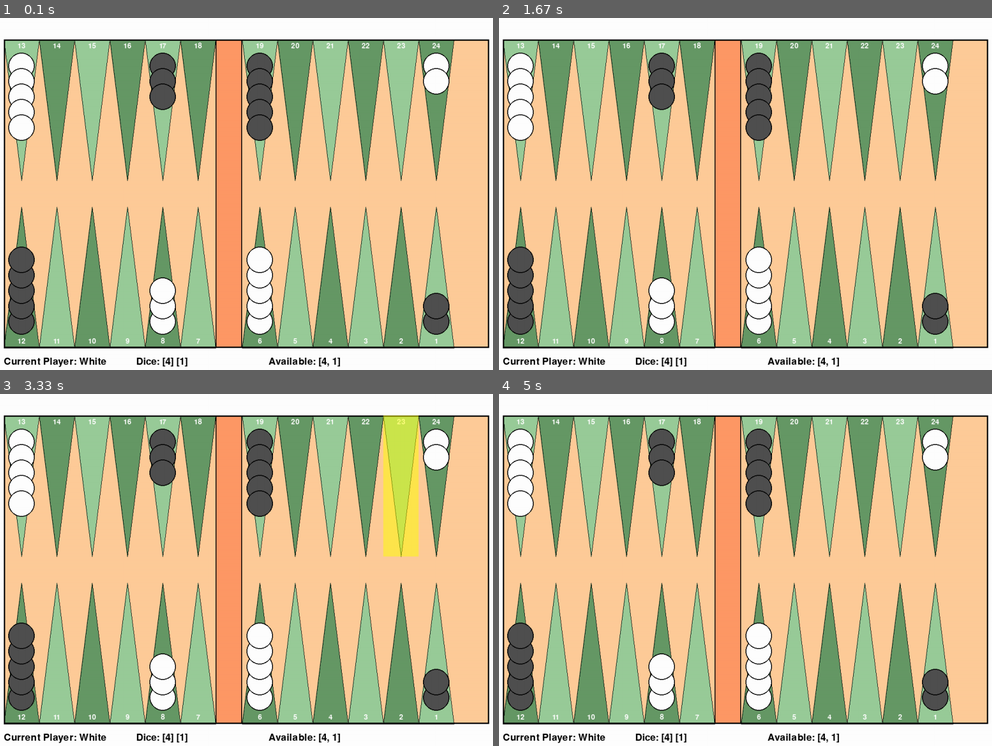
Above: before the commit, frames 1-4 (two rows, left to right).
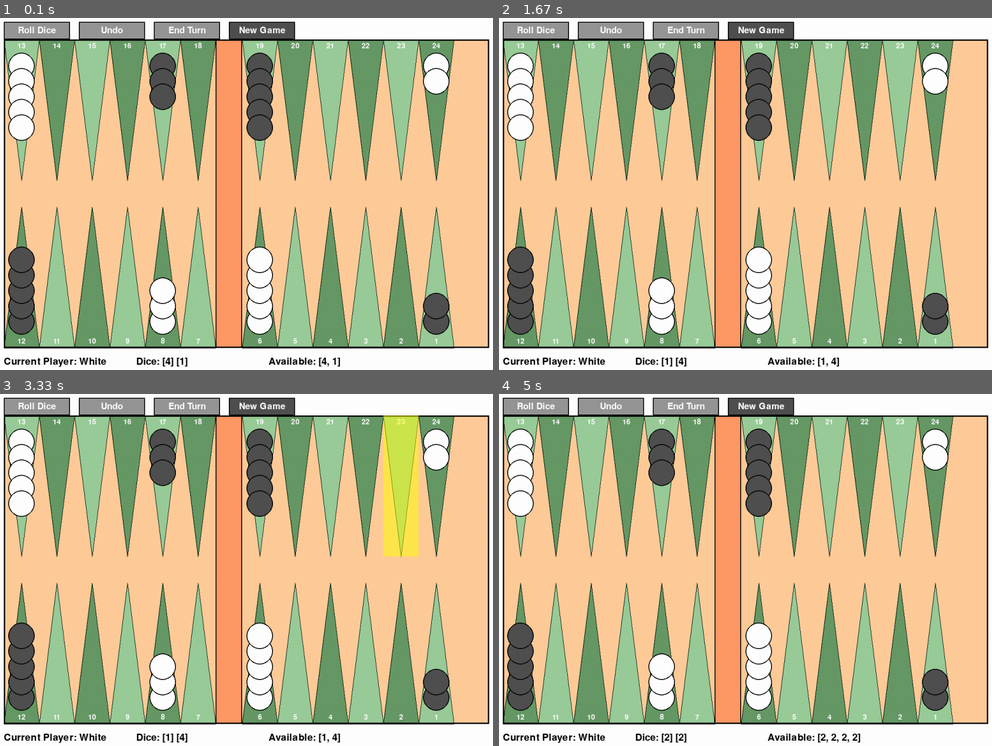
Above: after the commit, the same moments.

Repository: FraughtCoin/backgammon-training
Game: pygame game, started from main.py
Same seed, same stepped clock (60 frames per second), same inputs: the game is played once before the commit and once after it.
Inputs (mouse positions are in pixels of both pictures, inside the frame that each line leads up to):
- Up to frame 1 (0.1 s): no input
- Up to frame 2 (1.67 s): press the mouse at (750, 215) at 0.37 s; move the mouse to (681, 208) at 0.47 s; release the mouse at (617, 197) at 0.6 s; click (760, 32) at 0.72 s, where only the run after the commit has a clickable "New Game"; click (858, 148) at 1.05 s; press the mouse at (533, 32) at 1.37 s; move the mouse to (710, 46) at 1.47 s; release the mouse at (883, 60) at 1.6 s
- Up to frame 3 (3.33 s): click (231, 696) at 1.72 s; press the mouse at (231, 696) at 2.03 s; move the mouse to (177, 665) at 2.13 s; release the mouse at (123, 629) at 2.27 s; press the mouse at (231, 696) at 2.37 s; move the mouse to (216, 679) at 2.47 s; release the mouse at (202, 665) at 2.6 s; press the mouse at (187, 408) at 2.7 s; move the mouse to (207, 548) at 2.8 s; release the mouse at (226, 693) at 2.93 s; click (394, 485) at 3.05 s
- Up to frame 4 (5 s): press the mouse at (760, 408) at 3.37 s; move the mouse to (755, 545) at 3.47 s; release the mouse at (755, 682) at 3.6 s; press the mouse at (760, 408) at 3.7 s; move the mouse to (701, 425) at 3.8 s; release the mouse at (641, 446) at 3.93 s; press the mouse at (760, 408) at 4.03 s; move the mouse to (755, 548) at 4.13 s; release the mouse at (755, 689) at 4.27 s; press the mouse at (760, 408) at 4.37 s; move the mouse to (666, 482) at 4.47 s; release the mouse at (572, 555) at 4.6 s; press the mouse at (760, 408) at 4.7 s; move the mouse to (809, 534) at 4.8 s; release the mouse at (863, 665) at 4.93 s

The runs differ from the first frame. In frame 1, 2.6% of the frame differs, in the area x 0-60%, y 1-7%; in frame 2, 2.7%; in frame 3, 2.7%; in frame 4, 2.8%, in the area x 0-74%, y 1-99%.

Commit message:
Added button class and created some buttons in the ui. The game is playable now

Diff:
--- /dev/null
+++ b/ui/button.py
@@ -0,0 +1,57 @@
+import pygame
+from typing import Tuple, Optional
+
+class Button:
+    """
+    """
+
+    def __init__(self, x: int, y: int, width: int, height: int, text: str,
+                 color: Tuple[int, int, int],
+                 text_color: Tuple[int, int, int],
+                 hover_color: Optional[Tuple[int, int, int]] = None) -> None:
+        """
+        Constructor
+        """
+        self.rect = pygame.Rect(x, y, width, height)
+        self.text = text
+        self.color = color
+        self.text_color = text_color
+        self.hover_color = hover_color if hover_color else color
+        self.is_hovered = False
+        self.enabled = True
+
+    def draw(self, screen: pygame.Surface):
+        """
+        Draw the button
+        """
+        if not self.enabled:
+            color = (150, 150, 150)
+        elif self.is_hovered:
+            color = self.hover_color
+        else:
+            color = self.color
+
+        pygame.draw.rect(screen, color, self.rect)
+        pygame.draw.rect(screen, (0, 0, 0), self.rect, 2)
+
+        font = pygame.font.Font(None, 30)
+        text_surface = font.render(self.text, True, self.text_color)
+        text_rect = text_surface.get_rect(center=self.rect.center)
+        screen.blit(text_surface, text_rect)
+
+    def handle_event(self, event: pygame.event.Event) -> bool:
+        """
+        Handle mouse event
+        """
+        if event.type == pygame.MOUSEMOTION:
+            self.is_hovered = self.rect.collidepoint(event.pos) and self.enabled
+        elif event.type == pygame.MOUSEBUTTONDOWN:
+            if event.button == 1 and self.is_hovered and self.enabled:
+                return True
+        return False
+
+    def set_enabled(self, enabled: bool) -> None:
+        """
+        Enable or dissable the button.
+        """
+        self.enabled = enabled
--- a/ui/pygame_ui.py
+++ b/ui/pygame_ui.py
@@ -4,6 +4,7 @@
 from game import BackgammonGame, Move, Player
 from .board_renderer import BoardRenderer
 from .token_renderer import TokenRenderer
+from .button import Button
 
 class PygameUI:
     """
@@ -30,6 +31,7 @@
         'background': (255, 255, 255),
         'white': (255, 255, 255),
         'dark_gray': (80, 80, 80),
+        'light_gray':  (140, 140, 140),
         'black': (0, 0, 0),
         'board_margin': (255, 153, 102),
         'board_background': (255, 204, 153),
@@ -76,6 +78,36 @@
             self.COLORS
         )
 
+        button_spacing = 20
+        button_width = 150
+        button_height = 40
+        button_y = self.board_y - button_height
+
+        self.roll_button = Button(
+            self.board_x, button_y,
+            button_width, button_height,
+            "Roll Dice", self.COLORS['dark_gray'],
+            self.COLORS['white'], self.COLORS['light_gray'])
+
+        self.undo_button = Button(
+            self.board_x + button_width + button_spacing, button_y,
+            button_width, button_height,
+            "Undo", self.COLORS['dark_gray'],
+            self.COLORS['white'], self.COLORS['light_gray'])
+
+        self.end_turn_button = Button(
+            self.board_x + 2 * (button_width + button_spacing), button_y,
+            button_width, button_height,
+            "End Turn", self.COLORS['dark_gray'],
+            self.COLORS['white'], self.COLORS['light_gray'])
+
+        self.new_game_button = Button(
+            self.board_x + 3 * (button_width + button_spacing), button_y,
+            button_width, button_height,
+            "New Game", self.COLORS['dark_gray'],
+            self.COLORS['white'], self.COLORS['light_gray'])
+
+
     def handle_events(self):
         """
         Handle pygame events
@@ -88,7 +120,21 @@
                     self.running = False
             elif event.type == pygame.MOUSEBUTTONDOWN:
                 if event.button == 1:
-                    self.handle_click(event.pos)
+                    if self.roll_button.handle_event(event):
+                        self.handle_roll_dice()
+                    if self.undo_button.handle_event(event):
+                        self.handle_undo()
+                    if self.end_turn_button.handle_event(event):
+                        self.handle_end_turn()
+                    if self.new_game_button.handle_event(event):
+                        self.handle_new_game()
+                    else:
+                        self.handle_click(event.pos)
+            elif event.type == pygame.MOUSEMOTION:
+                self.roll_button.handle_event(event)
+                self.undo_button.handle_event(event)
+                self.end_turn_button.handle_event(event)
+                self.new_game_button.handle_event(event)
 
     def handle_click(self, pos: Tuple[int, int]):
         """
@@ -105,19 +151,12 @@
                         if self.game.make_move(move):
                             self.selected_line = None
                             self.legal_destinations = []
-
-                            if not self.game.get_available_dice():
-                                self.game.end_turn()
                             return
 
                     if move.to_line == clicked_line:
                         if self.game.make_move(move):
                             self.selected_line = None
                             self.legal_destinations = []
-
-                            if not self.game.get_available_dice():
-                                self.game.end_turn()
-
                             return
 
                 if clicked_line != -1:
@@ -217,11 +256,29 @@
         if self.game.get_available_dice() and not self.game.get_legal_single_moves():
             self.game.force_end_turn()
 
+        can_roll = ((not self.game.get_current_dice() or not self.game.get_available_dice())
+                    and not self.game.can_undo())
+        self.roll_button.set_enabled(can_roll and not self.game.is_game_over())
+
+        self.undo_button.set_enabled(self.game.can_undo() and not self.game.is_game_over())
+
+        can_end_turn = (self.game.get_current_dice() is not None and
+                        len(self.game.get_available_dice()) == 0)
+        self.end_turn_button.set_enabled(can_end_turn and not self.game.is_game_over())
+
+        self.new_game_button.set_enabled(True)
+
     def draw(self):
         self.screen.fill(self.COLORS['background'])
         self.board_renderer.draw_board(self.selected_line, self.legal_destinations)
         self.token_renderer.draw_all_tokens(self.game.get_board())
         self.draw_game_info()
+
+        self.roll_button.draw(self.screen)
+        self.undo_button.draw(self.screen)
+        self.end_turn_button.draw(self.screen)
+        self.new_game_button.draw(self.screen)
+
         pygame.display.flip()
 
     def draw_game_info(self):
@@ -260,6 +317,32 @@
         pygame.quit()
         sys.exit()
 
+    def handle_roll_dice(self):
+        """
+        """
+        if not self.game.get_current_dice() or not self.game.get_available_dice():
+            self.game.roll_dice()
+
+    def handle_undo(self):
+        """
+        """
+        if self.game.undo_last_move():
+            self.selected_line = None
+            self.legal_destinations = []
+
+    def handle_end_turn(self):
+        """
+        """
+        if self.game.end_turn():
+            self.selected_line = None
+            self.legal_destinations = []
+
+    def handle_new_game(self):
+        self.game.reset()
+        self.game.start_game()
+        self.selected_line = None
+        self.legal_destinations = []
+
 def main():
     ui = PygameUI()
     ui.run()
